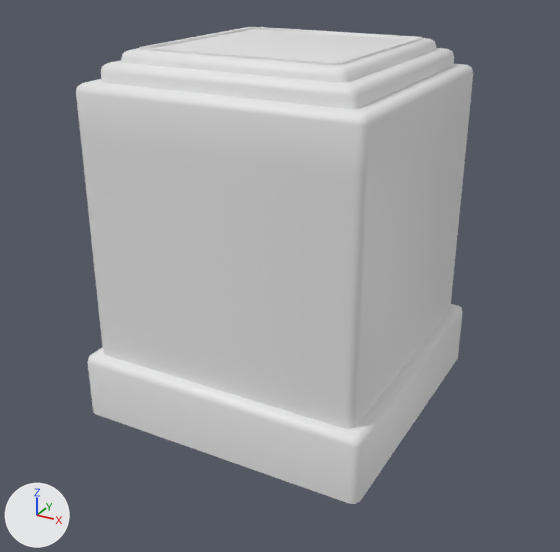
The FBX model Assets/000.Eeeeden/00-Fbxs/02-Factory/Blueprint-Factory.fbx, before and after one commit.
Camera for both pictures: a 50 mm lens placed at (4.67, -8.68, 5.91), pointed at (0.04, -0.27, 1.7). Arrows for +X, +Y and +Z are at lower left; the lights stay in place. Where no turn or scale is listed for an object, it has been applied to the vertices.

In view in the first picture: 'Blueprint-Factory'.
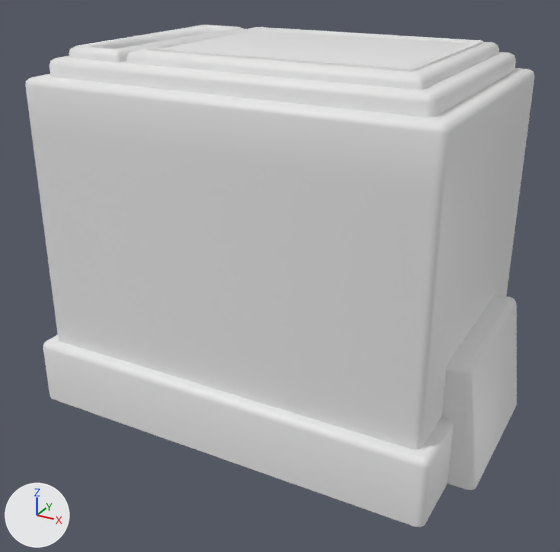
What differs and where, as boxes (x1, y1, x2, y2) in the pictures (560 x 552 px):
'Blueprint-Factory', reshaped (28% wider): before (76, 27, 473, 504); after (25, 25, 535, 527)
part 1 of me_blueprint_factory, rebuilt (28% wider): before (76, 64, 473, 429); after (25, 68, 535, 450)
part 2 of me_blueprint_factory, rebuilt (19% wider, 15% taller): before (139, 27, 422, 66); after (146, 27, 483, 72)
part 3 of me_blueprint_factory, rebuilt (18% wider, 13% taller): before (121, 29, 437, 83); after (126, 29, 499, 90)
part 4 of me_blueprint_factory, rebuilt (32% wider, 6% taller): before (101, 48, 454, 109); after (49, 52, 516, 117)
part 5 of me_blueprint_factory, rebuilt: before (87, 304, 463, 504); after (43, 335, 453, 527)
part 6 of me_blueprint_factory, added: after (69, 25, 243, 62)
part 7 of me_blueprint_factory, added: after (441, 294, 517, 490)

What changed in the scene script:
```text
Change me_blueprint_factory:
    used by ob_blueprint_factory; location = (0.0, 0.0, 0.0)
    remove me_blueprint_factory.from_pydata(...)  # 220 vertices, 185 faces; spans x -2.0..2.0, y -2.0..2.0, z -0.11..4.71
    add me_blueprint_factory.from_pydata(...)  # 324 vertices, 269 faces; spans x -3.11..3.11, y -2.0..2.0, z -0.11..4.71
    me_blueprint_factory part 1: the loose piece of 52 vertices spanning x -1.84..1.85, y -1.85..1.85, z 0.0..4.34 is rebuilt with 52 vertices and now spans x -2.64..2.64, y -1.85..1.85, z 0.0..4.34
    me_blueprint_factory part 2: the loose piece of 40 vertices spanning x -1.3..1.29, y -1.29..1.29, z 4.66..4.71 is rebuilt with 40 vertices and now spans x -1.19..2.08, y -1.29..1.29, z 4.66..4.71
    me_blueprint_factory part 3: the loose piece of 40 vertices spanning x -1.46..1.45, y -1.45..1.45, z 4.34..4.69 is rebuilt with 40 vertices and now spans x -1.35..2.23, y -1.45..1.45, z 4.34..4.69
    me_blueprint_factory part 4: the loose piece of 40 vertices spanning x -1.63..1.63, y -1.63..1.63, z 3.73..4.55 is rebuilt with 40 vertices and now spans x -2.42..2.42, y -1.63..1.63, z 3.73..4.55
    me_blueprint_factory part 5: the loose piece of 40 vertices spanning x -2.0..2.0, y -2.0..2.0, z -0.11..0.78 is rebuilt with 40 vertices and now spans x -2.79..2.79, y -2.0..2.0, z -0.11..0.78
    me_blueprint_factory part 6: a new loose piece of 56 vertices spanning x -2.23..-1.45, y -1.45..1.45, z 4.34..4.69
    me_blueprint_factory part 7: a new loose piece of 28 vertices spanning x 2.34..3.11, y -1.1..1.1, z -0.11..1.49
```
